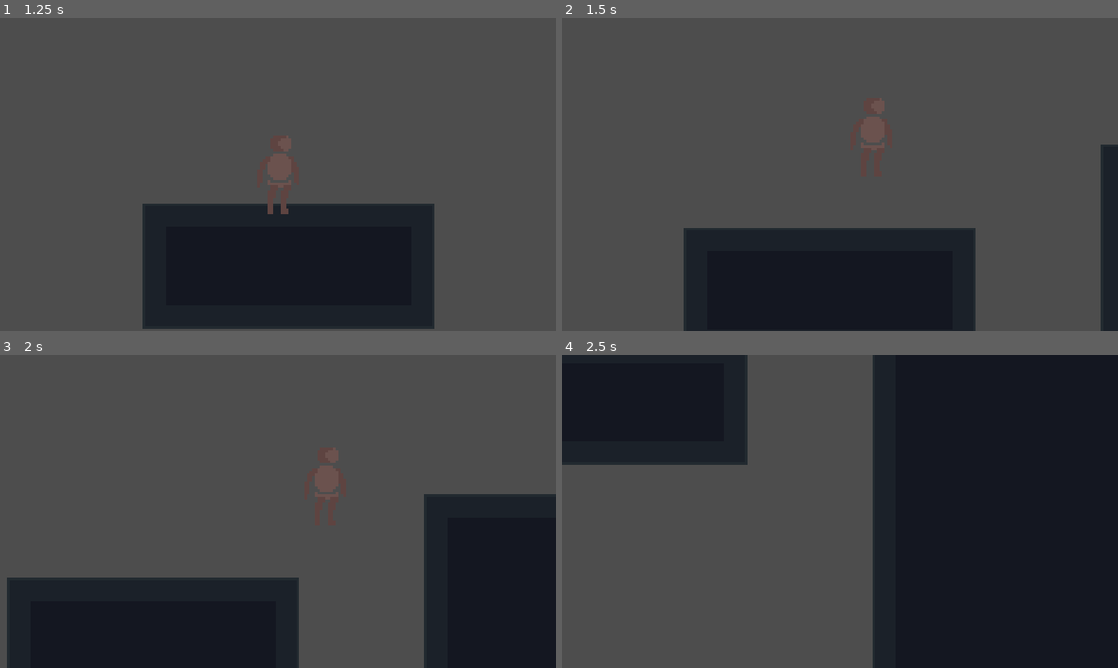
Above: before the commit, frames 1-4 (two rows, left to right).
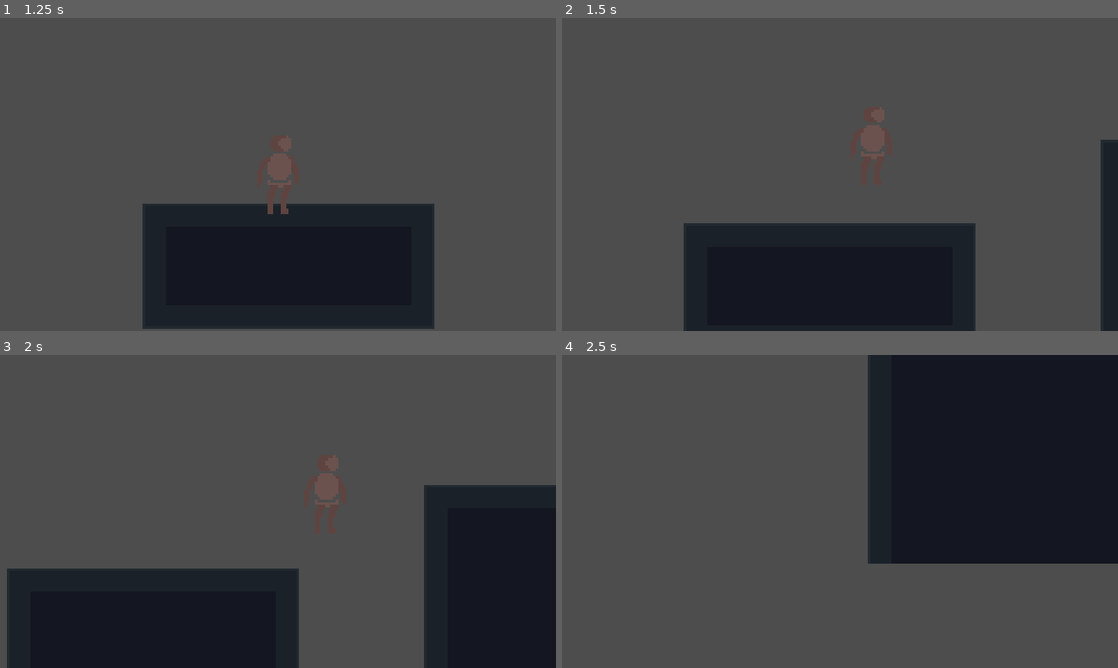
Above: after the commit, the same moments.

Repository: ApatheticWill/GWJ-75
Game: Godot game, scene res://Scenes/UserInterface/main_menu.tscn
The game is run twice, just before and just after one commit, with the same random seed, the same clock (stepped at 60 frames per second) and the same inputs.
Inputs:
- Up to frame 1 (1.25 s): click "Start Game" at 0.5 s
- Up to frame 2 (1.5 s): tap Enter at 1.25 s; hold D (move_right) from 1.28 s (still down); tap Space (jump) at 1.35 s
- Up to frame 3 (2 s): keep holding D (move_right); tap Space (jump) at 1.52, 1.82 s
- Up to frame 4 (2.5 s): keep holding D (move_right); tap E (interact) at 2.1 s; tap Space (jump) at 2.27, 2.3 s

Frame 1 is identical in both runs. In frame 2, 1.1% of the frame differs, in the area x 21-100%, y 25-68%; in frame 3, 2.4%; in frame 4, 27%, in the area x 0-100%, y 0-100%.

Commit message:
bugfix and player pol

Diff:
--- a/Scenes/Player/player.tscn
+++ b/Scenes/Player/player.tscn
@@ -6,7 +6,7 @@
 [sub_resource type="RectangleShape2D" id="RectangleShape2D_e0fj2"]
 size = Vector2(10, 28)
 
-[node name="Player" type="CharacterBody2D"]
+[node name="Player" type="CharacterBody2D" groups=["Player"]]
 collision_layer = 2
 script = ExtResource("1_1axt6")
 
--- a/Scenes/Root/master.tscn
+++ b/Scenes/Root/master.tscn
@@ -61,10 +61,8 @@
 [node name="Player" parent="." instance=ExtResource("2_58ltc")]
 position = Vector2(-92, 81)
 
-[node name="GUI" parent="." instance=ExtResource("3_mtnaf")]
-
 [node name="LockedDoor" parent="." instance=ExtResource("4_uapo7")]
-position = Vector2(249, 40)
+position = Vector2(248, 40)
 
 [node name="Label" type="Label" parent="."]
 offset_left = 112.0
@@ -73,3 +71,5 @@
 offset_bottom = 24.0
 theme_override_font_sizes/font_size = 7
 text = "Mirror will be here"
+
+[node name="GUI" parent="." instance=ExtResource("3_mtnaf")]
--- a/Scripts/Player/player.gd
+++ b/Scripts/Player/player.gd
@@ -4,14 +4,15 @@
 @onready var movement_speed : int = 100
 @onready var movement_direction : float
 @onready var turn_direction : float
-@onready var jump_force : float = -300.0
+@onready var jump_force : float = -260.0
 @onready var gravity : float = 1000.0
-@onready var fall_gravity : float = 1500.0
+@onready var fall_gravity : float = 1700.0
 @onready var buffered_jump : bool = false
+@onready var can_move : bool = true
+@onready var can_jump : bool = true
 @onready var sprite_2d: Sprite2D = $Sprite2D
 @onready var coyote_timer: Timer = $Timers/CoyoteTimer
 @onready var buffer_timer: Timer = $Timers/BufferTimer
-
 
 func _physics_process(delta: float) -> void:
 
@@ -19,10 +20,10 @@
 	handle_movement()
 
 	if !is_on_floor() && !coyote_timer.time_left:
+		can_jump = false
 		handle_gravity(delta)
 
-
-	if movement_direction != 0:
+	if movement_direction != 0 && can_move:
 		sprite_2d.flip_h = (movement_direction == -1)
 
 	var was_on_floor : bool = is_on_floor()
@@ -31,6 +32,11 @@
 
 	if !is_on_floor() && was_on_floor:
 		coyote_timer.start()
+	elif is_on_floor() && !was_on_floor:
+		can_jump = false
+		coyote_timer.stop()
+	elif is_on_floor():
+		can_jump = true
 
 	if Input.is_action_just_pressed("jump") && !is_on_floor():
 		buffered_jump = true
@@ -40,7 +46,7 @@
 
 	movement_direction = Input.get_axis("move_left", "move_right")
 
-	if movement_direction:
+	if movement_direction && can_move:
 		velocity.x = movement_direction * movement_speed
 	else:
 		velocity.x = 0
@@ -48,13 +54,14 @@
 func handle_jump() -> void:
 
 	if Input.is_action_just_pressed("jump") \
-	&& (is_on_floor() || coyote_timer.time_left) \
-	|| is_on_floor() && buffered_jump:
+	&& ((is_on_floor() || coyote_timer.time_left) \
+	|| is_on_floor() && buffered_jump) && can_move && can_jump:
+		can_jump = false
 		self.velocity.y = jump_force
 
-	if Input.is_action_just_released("jump") && velocity.y < 0:
-		self.velocity.y = jump_force / 3
-
+	if Input.is_action_just_released("jump") && velocity.y < jump_force / 4 && can_move:
+		can_jump = false
+		self.velocity.y = jump_force / 4
 
 func handle_gravity(delta : float) -> void:
 
--- a/Scripts/UserInterface/dialogue_box.gd
+++ b/Scripts/UserInterface/dialogue_box.gd
@@ -1,6 +1,7 @@
 extends Control
 class_name DialogueBox
 
+@onready var player : Player = get_tree().get_first_node_in_group("Player")
 @onready var read_rate : float = 0.05
 @onready var text_tween : Tween
 @onready var text_display : Label = $TextBox/Label
@@ -14,9 +15,12 @@
 func _process(_delta: float) -> void:
 
 	if text_tween != null:
+
 		if text_tween.finished && text_display.visible_ratio == 1.0:
+			player.can_move = true
 			await get_tree().create_timer(1).timeout
 			hide_dialogue_box()
+
 
 func on_text_to_display(next_text : String) -> void:
 
@@ -24,6 +28,7 @@
 
 func display_text(displayed_text : String) -> void:
 
+	player.can_move = false
 	text_tween = create_tween()
 	text_display.text = displayed_text
 	show_dialogue_box()
